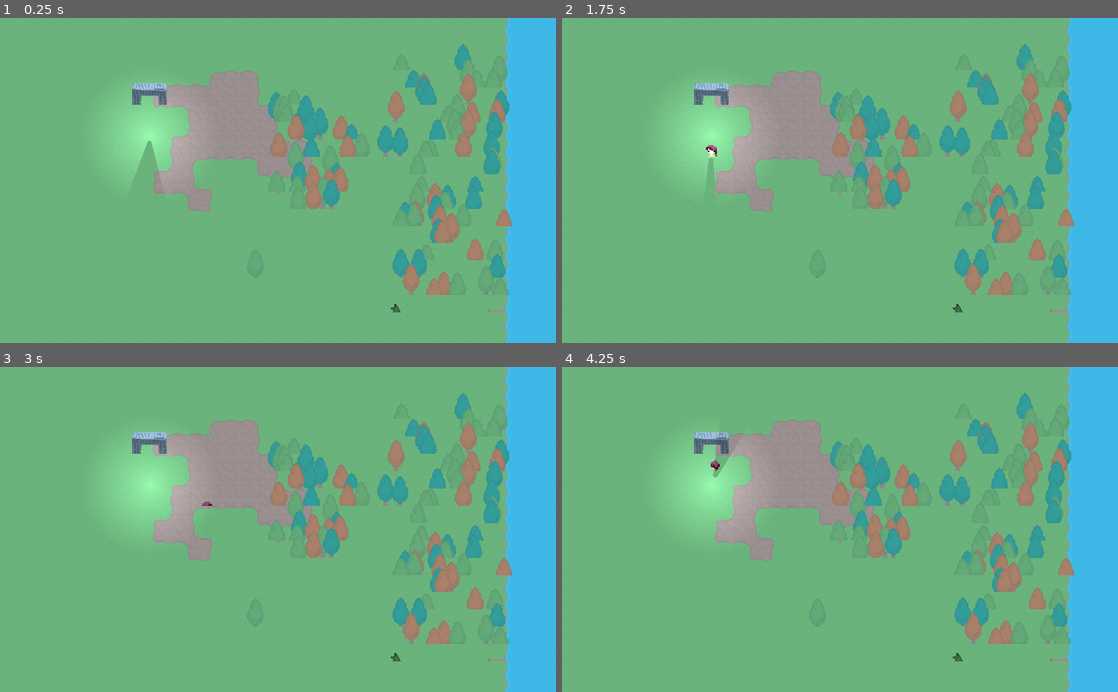
Above: before the commit, frames 1-4 (two rows, left to right).
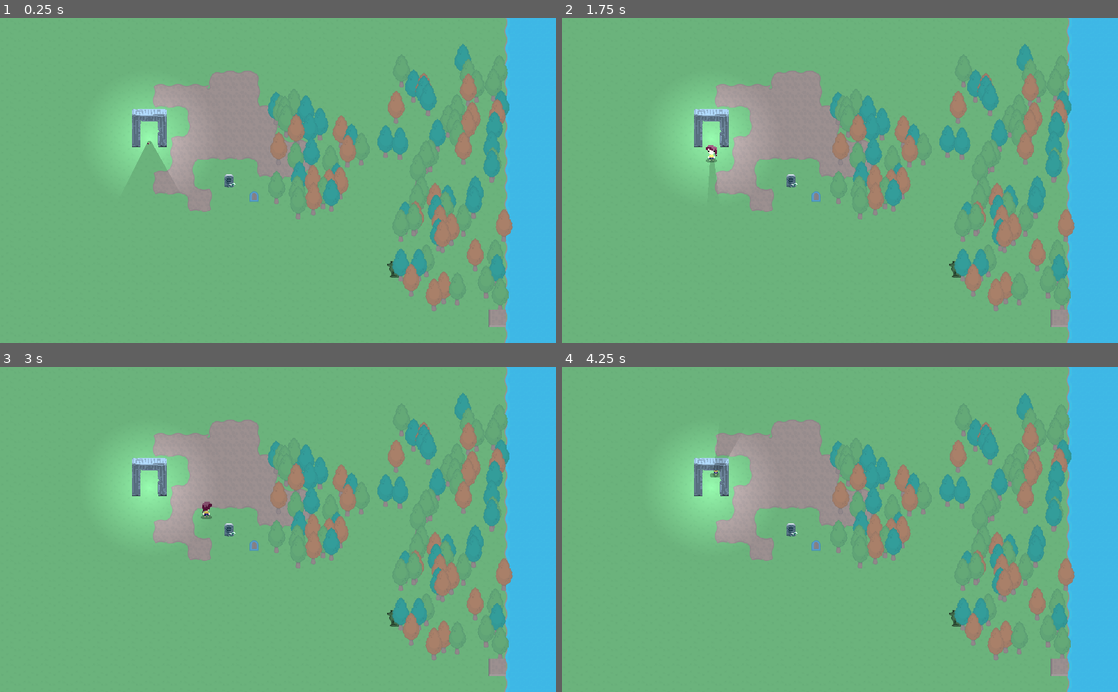
Above: after the commit, the same moments.

Repository: bagedevimo/pxljam19
Game: Godot game, scene res://Game.tscn
The game is run twice, just before and just after one commit, with the same random seed, the same clock (stepped at 60 frames per second) and the same inputs.
Inputs:
- Up to frame 1 (0.25 s): no input
- Up to frame 2 (1.75 s): tap Enter at 0.5 s; hold Right (ui_right) 0.53-1.28 s; tap Space (ui_select) at 0.77, 1.52 s; hold Down (ui_down) from 1.28 s (still down)
- Up to frame 3 (3 s): release Down (ui_down) at 2.03 s; hold Right (ui_right) 2.03-2.78 s; hold Up (ui_up) from 2.78 s (still down)
- Up to frame 4 (4.25 s): tap Space (ui_select) at 3.02, 3.77 s; release Up (ui_up) at 3.53 s; hold Left (ui_left) from 3.53 s (still down)

The runs differ from the first frame. In frame 1, 2.3% of the frame differs, in the area x 23-93%, y 16-96%; in frame 2, 2.2%; in frame 3, 2.2%; in frame 4, 2.2%.

Commit message:
Place tombstone back in world, fix dying, and reorganise world

Diff:
--- a/Game.tscn
+++ b/Game.tscn
@@ -1,14 +1,15 @@
-[gd_scene load_steps=10 format=2]
+[gd_scene load_steps=11 format=2]
 
 [ext_resource path="res://tileset.tres" type="TileSet" id=1]
 [ext_resource path="res://ForestGenerator.tscn" type="PackedScene" id=2]
-[ext_resource path="res://Barrell.tscn" type="PackedScene" id=3]
-[ext_resource path="res://Tree.tscn" type="PackedScene" id=4]
-[ext_resource path="res://Gate.tscn" type="PackedScene" id=5]
-[ext_resource path="res://Wolf.tscn" type="PackedScene" id=6]
-[ext_resource path="res://Bridge.tscn" type="PackedScene" id=7]
-[ext_resource path="res://UnfinishedDogHouse.tscn" type="PackedScene" id=8]
-[ext_resource path="res://Player.tscn" type="PackedScene" id=9]
+[ext_resource path="res://Tree.tscn" type="PackedScene" id=3]
+[ext_resource path="res://Gate.tscn" type="PackedScene" id=4]
+[ext_resource path="res://Wolf.tscn" type="PackedScene" id=5]
+[ext_resource path="res://Bridge.tscn" type="PackedScene" id=6]
+[ext_resource path="res://UnfinishedDogHouse.tscn" type="PackedScene" id=7]
+[ext_resource path="res://Player.tscn" type="PackedScene" id=8]
+[ext_resource path="res://Tombstone.tscn" type="PackedScene" id=9]
+[ext_resource path="res://Logs.tscn" type="PackedScene" id=10]
 
 [node name="Game" type="Node2D"]
 __meta__ = {
@@ -19,7 +20,6 @@
 tile_set = ExtResource( 1 )
 cell_size = Vector2( 32, 32 )
 cell_quadrant_size = 128
-cell_tile_origin = 2
 cell_y_sort = true
 cell_clip_uv = true
 format = 1
@@ -40,31 +40,26 @@
 position = Vector2( 729.72, 107.009 )
 number_of_trees = 15
 
-[node name="Barrell1" parent="Ground" instance=ExtResource( 3 )]
-position = Vector2( 204.363, 374.417 )
+[node name="TutorialTree" parent="Ground" instance=ExtResource( 3 )]
+position = Vector2( 767.116, 738.641 )
 
-[node name="Barrell2" parent="Ground" instance=ExtResource( 3 )]
-position = Vector2( 311.422, 374.417 )
+[node name="Gate" parent="Ground" instance=ExtResource( 4 )]
+position = Vector2( 275.192, 238.623 )
 
-[node name="TutorialTree" parent="Ground" instance=ExtResource( 4 )]
-position = Vector2( 470.694, 487.109 )
+[node name="Wolf" parent="Ground" instance=ExtResource( 5 )]
+position = Vector2( 724.85, 481.151 )
 
-[node name="Gate" parent="Ground" instance=ExtResource( 5 )]
-position = Vector2( 275.616, 191.333 )
-
-[node name="Wolf" parent="Ground" instance=ExtResource( 6 )]
-position = Vector2( 731.925, 561.661 )
-
-[node name="Bridge" parent="Ground" instance=ExtResource( 7 )]
+[node name="Bridge" parent="Ground" instance=ExtResource( 6 )]
 position = Vector2( 1028.29, 554.37 )
 
-[node name="UnfinishedDogHouse" parent="Ground" instance=ExtResource( 8 )]
-position = Vector2( 209.787, 501.191 )
+[node name="UnfinishedDogHouse" parent="Ground" instance=ExtResource( 7 )]
+position = Vector2( 468.15, 328.461 )
 
 [node name="Player" parent="Ground" groups=[
 "player",
-] instance=ExtResource( 9 )]
+] instance=ExtResource( 8 )]
 position = Vector2( 275.5, 235.489 )
+life_expectancy = 6
 
 [node name="Camera2D" type="Camera2D" parent="Ground/Player"]
 position = Vector2( -0.911316, -0.455658 )
@@ -76,3 +71,9 @@
 drag_margin_top = 0.0
 drag_margin_right = 0.0
 drag_margin_bottom = 0.0
+
+[node name="Tombstone" parent="." instance=ExtResource( 9 )]
+position = Vector2( 421.822, 297.886 )
+
+[node name="Logs" parent="." instance=ExtResource( 10 )]
+position = Vector2( 852.182, 615.777 )
--- a/Gate.tscn
+++ b/Gate.tscn
@@ -25,12 +25,11 @@
 shape = SubResource( 1 )
 
 [node name="Light2D" type="Light2D" parent="."]
-position = Vector2( 0.41996, 26.6629 )
+position = Vector2( -0.0520554, -16.6052 )
 texture = ExtResource( 2 )
 color = Color( 1, 1, 1, 0.435294 )
 shadow_enabled = true
 shadow_buffer_size = 32
 __meta__ = {
-"_edit_group_": true,
-"_edit_lock_": true
+"_edit_group_": true
 }
